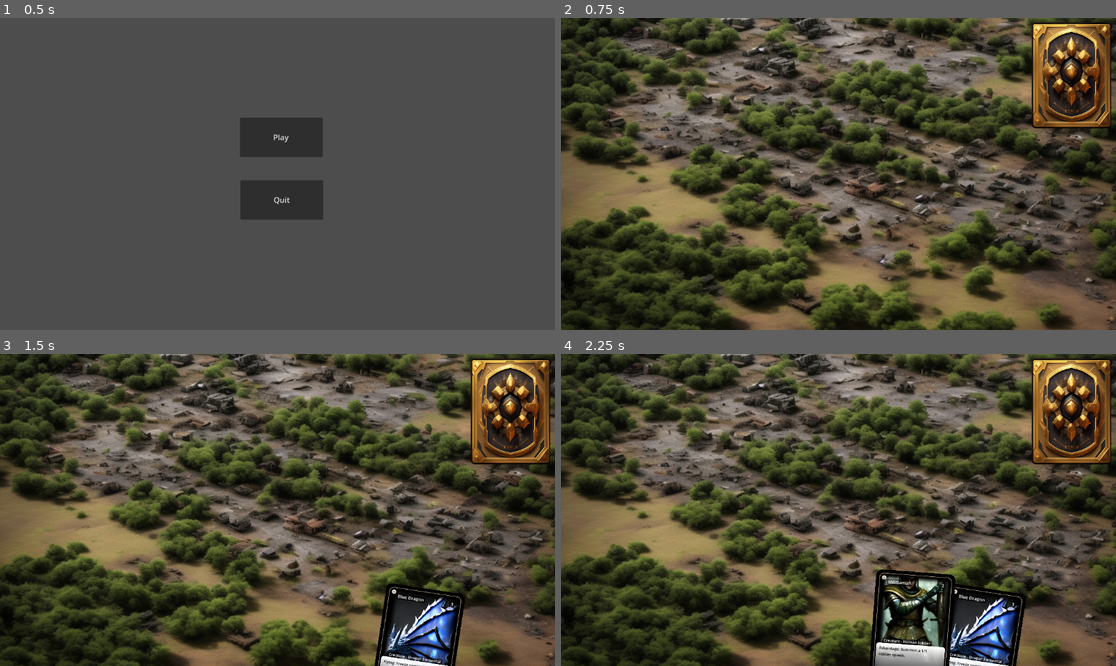
Above: before the commit, frames 1-4 (two rows, left to right).
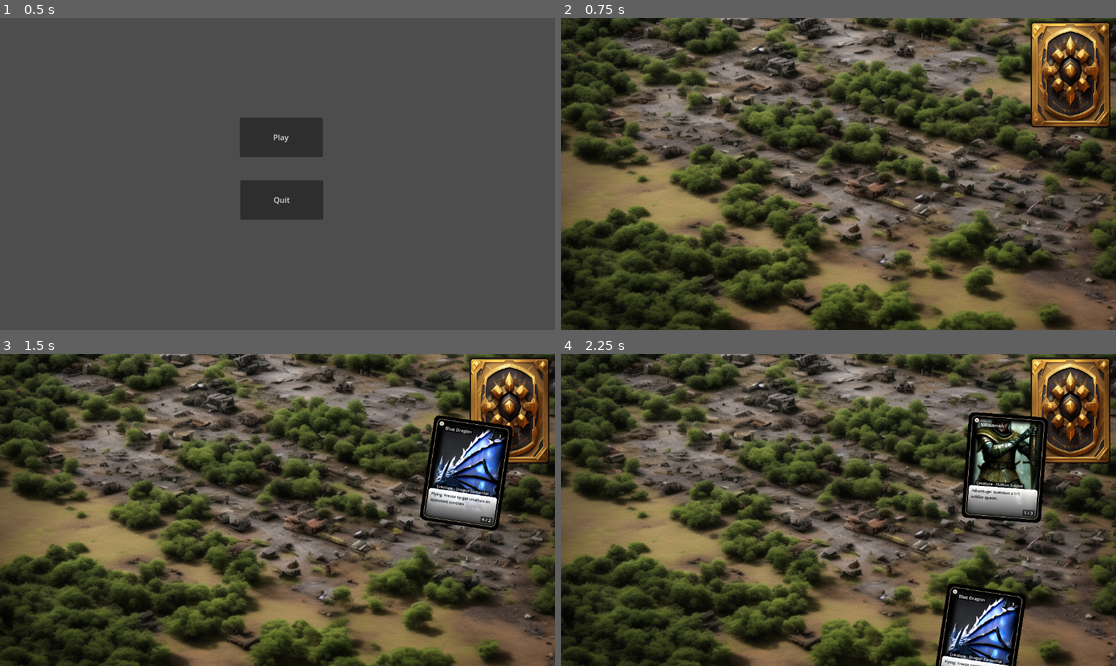
Above: after the commit, the same moments.

Repository: JoeJgithub/godot-vastum-ccg
Game: Godot game, scene res://main.tscn
Two runs of this game, one before a commit and one after it. Both use one fixed random seed, a clock stepped at 60 frames per second and the inputs below.
Inputs (mouse positions are in pixels of both pictures, inside the frame that each line leads up to):
- Up to frame 1 (0.5 s): no input
- Up to frame 2 (0.75 s): click "Play" at 0.5 s
- Up to frame 3 (1.5 s): click (510, 410) at 1.25 s
- Up to frame 4 (2.25 s): click (1071, 410) at 2 s

Frame 1 is identical in both runs. In frame 2, 2.0% of the frame differs, in the area x 84-100%, y 1-36%; in frame 3, 9.5%; in frame 4, 9.8%, in the area x 55-100%, y 1-100%.

Commit message:
added card draw animation and refactored/improved deck drawing logic

Diff:
--- a/Cards/card_base.gd
+++ b/Cards/card_base.gd
@@ -1,6 +1,20 @@
 extends MarginContainer
 
 
+enum state_enum {
+	InHand,
+	InPlay,
+	InMouse,
+	FocusInHand,
+	MoveDrawnCardToHand,
+	ReorganizeHand,
+}
+
+var start_pos = 0
+var target_pos = 0
+var t = 0
+var draw_time = 0.5
+var state = state_enum.InHand
 @onready var card_database = preload("res://Singletons/card_database.gd").new()
 var card = "GoblinAmbusher" # card_database.Card.keys()[card_database.Card.GoblinAmbusher]
 @onready var card_data = card_database.cards_data[card]
@@ -36,6 +50,28 @@
 func _process(delta):
 	pass
 
+func _physics_process(delta):
+	match state:
+		state_enum.InHand:
+			pass
+		state_enum.InPlay:
+			pass
+		state_enum.InMouse:
+			pass
+		state_enum.FocusInHand:
+			pass
+		state_enum.MoveDrawnCardToHand: # trigger deck to hand animation
+			if t <= 1: # Always be a 1
+				position = start_pos.lerp(target_pos, t)
+				t += delta/float(draw_time) # To make a longer animation delta/n
+			else:
+				position = target_pos
+				state = state_enum.InHand
+				t = 0
+		state_enum.ReorganizeHand:
+			pass
+
+
 func get_modifiers(data, mod_dict) -> Array[String]:
 	var mods: Array[String] = []
 
--- a/deck_draw.gd
+++ b/deck_draw.gd
@@ -15,8 +15,18 @@
 
 
 func _gui_input(event):
-	if Input.is_action_just_released("left_click"):
-		if deck_size > 0:
-			deck_size = $'../../'.draw_from_deck()
-			if deck_size == 0:
-				disabled = true
+	if event.is_action_released("left_click"):
+		var overdrawn = draw_from_deck(1) # If an action causes you to overdraw you lose the game
+
+func draw_from_deck(n: int): # draws n cards from deck if deck_size >= n
+	if n <= 0:
+		print("You cannot draw 0 or less cards")
+
+	if deck_size >= n:
+		deck_size = $'../../'.draw_from_deck()
+		if deck_size == 0:
+			disabled = true
+	else:
+		return false # If you draw from an empty deck you lose the game
+
+	return true
--- a/play_space.gd
+++ b/play_space.gd
@@ -24,13 +24,17 @@
 
 func draw_from_deck():
 	var new_card = card_base.instantiate()
+	var states = new_card.state_enum
 	var card_selected = randi() % deck_size
 	new_card.card = card_list[card_selected]
+	new_card.position = $Deck.position - card_size / 2
 	# new_card.position = get_global_mouse_position()
 	oval_angle_vector = Vector2(h_rad * cos(angle), -v_rad * sin(angle))
-	new_card.position = centre_card_wheel + oval_angle_vector - new_card.size/2
+	new_card.start_pos = $Deck.position - card_size / 2
+	new_card.target_pos = centre_card_wheel + oval_angle_vector - new_card.size / 2
 	new_card.scale = card_size / new_card.size
-	new_card.rotation = (PI/2 - angle) / 4
+	new_card.rotation = (PI / 2 - angle) / 4
+	new_card.state = states.MoveDrawnCardToHand
 	$Cards.add_child(new_card)
 	card_list.erase(card_list[card_selected])
 	angle += 0.3
--- a/play_space.tscn
+++ b/play_space.tscn
@@ -18,12 +18,11 @@
 centered = false
 
 [node name="Deck" type="Node2D" parent="."]
+position = Vector2(975, 7.5)
 
 [node name="DeckDraw" type="TextureButton" parent="Deck"]
-offset_left = 977.0
-offset_top = 9.0
-offset_right = 1457.0
-offset_bottom = 649.0
+offset_right = 480.0
+offset_bottom = 640.0
 texture_normal = ExtResource("3_tw2wp")
 texture_pressed = ExtResource("3_tw2wp")
 texture_hover = ExtResource("3_tw2wp")
